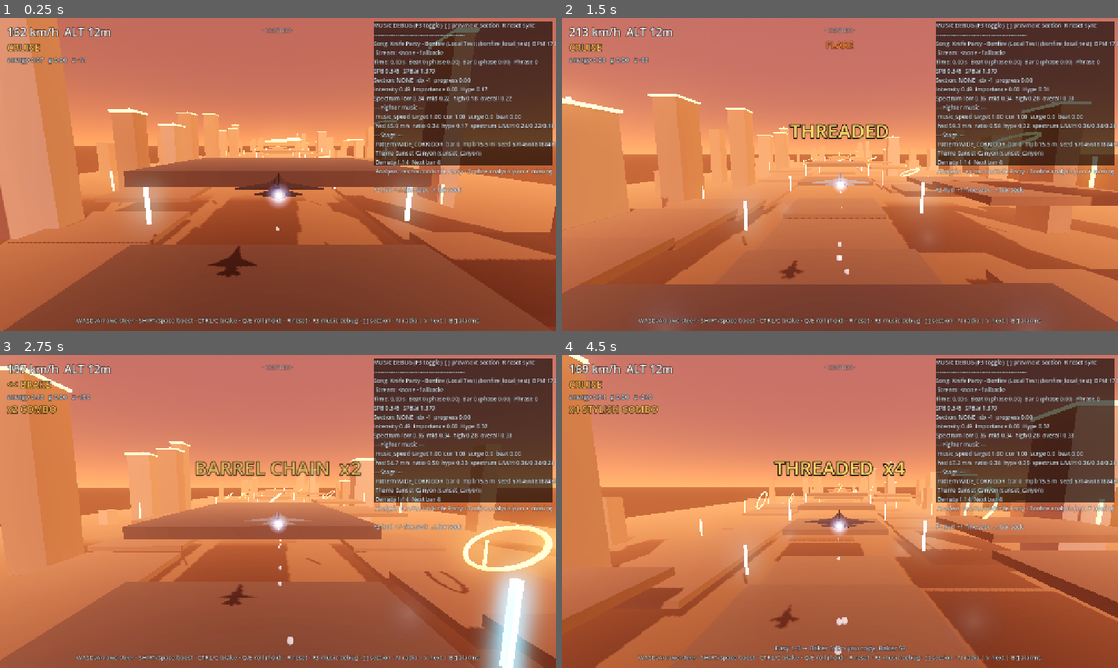
Above: before the commit, frames 1-4 (two rows, left to right).
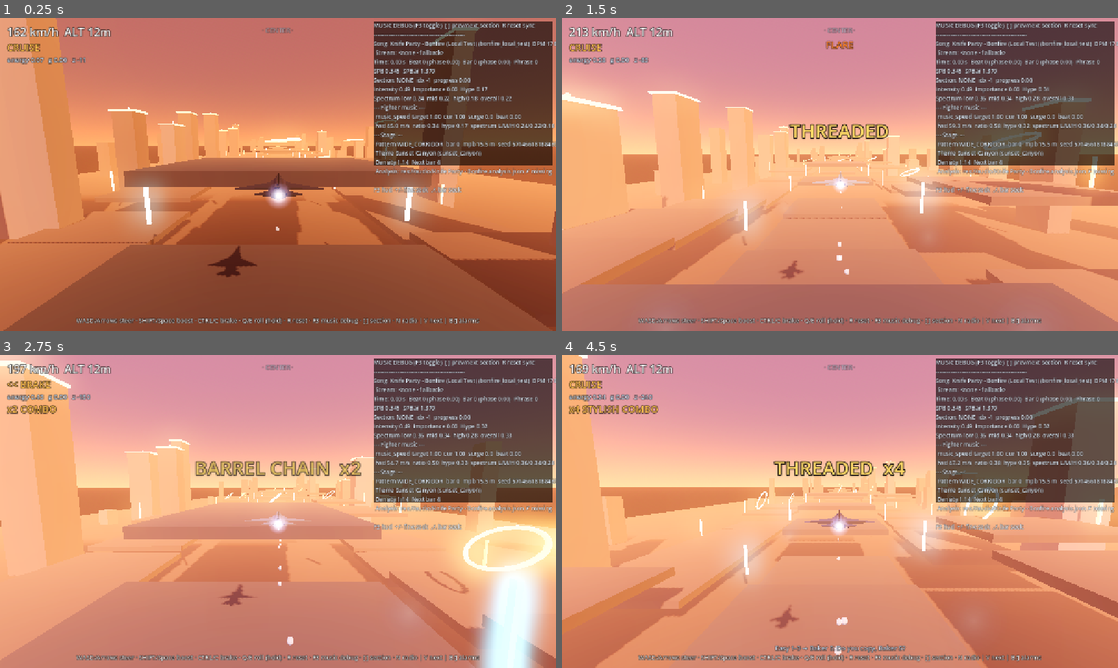
Above: after the commit, the same moments.

Repository: DurraizShahid/fox-three
Game: Godot game, scene res://scenes/main.tscn
The game is run twice, just before and just after one commit, with the same random seed, the same clock (stepped at 60 frames per second) and the same inputs. Sound files missing from this copy of the repository are replaced by a short silence.
Inputs (mouse positions are in pixels of both pictures, inside the frame that each line leads up to):
- Up to frame 1 (0.25 s): no input
- Up to frame 2 (1.5 s): tap Enter at 0.5 s; move the mouse to (962, 158) at 0.52 s; hold E (roll_right) 0.53-1.25 s; hold Shift (boost) 0.53-1.25 s; click (962, 158) at 0.67 s; tap Space at 0.77 s; drag from (728, 190) to (812, 237) at 1.27 s
- Up to frame 3 (2.75 s): move the mouse to (333, 442) at 2.02 s; hold E (roll_right) from 2.03 s (still down); hold Alt from 2.03 s (still down)
- Up to frame 4 (4.5 s): release E (roll_right) at 2.75 s; release Alt at 2.75 s; drag from (812, 574) to (673, 464) at 2.77 s; move the mouse to (1006, 558) at 3.52 s; hold Q (roll_left) 3.53-4.25 s; tap B at 3.6 s; tap Space at 3.77 s; drag from (673, 464) to (756, 433) at 4.27 s

The runs differ from the first frame. In frame 1, 0.4% of the frame differs, in the area x 0-100%, y 0-73%; in frame 2, 82%; in frame 3, 81%; in frame 4, 82%, in the area x 0-100%, y 0-100%.

Commit message:
feat: world as visualizer — sky, city, buildings and objects pulse hard with music
- EnvironmentController: tripled gains, now full visualizer
  * sky/ground/fog : hype + bass/mid/high + beat/downbeat/drop flash (hue shifts, energy x2.5, fog warm)
  * sun/fill : bass→warm, high→cool, beat 0.9, drop 2.2 pulse
  * posts : 2.5→6.5 emission on beat/downbeat/low+bass+drop, 14/s lerp
  * rings : 2→6.5 emissive + color flash (high+beat+drop)
  * beacons : 5→18 on beat (bass flash, drop 6), tower-top flashers
  * pillars : per-type phase offset, hype/beat/low color+emit, albedo brightening
  * lanes/ground/abyss : hype/beat shimmer
  * NEW building geometry visualizer : pillar MeshInstance scale.y 1→1.22 on beat/low (per-pillar ripple 0.85-1.07), x/z 0.25 coupling
  * cached bases from StageTheme, register_world_materials() + register_pillar_nodes() (no per-frame alloc)

- Main : wire visualizer materials + 60 pillar nodes to EnvironmentController after _make_materials/_build_pillars
  * ring scale pulse strengthened 0.06→0.14 (exp 2.2, hype 1.1, downbeat 1.55) for obvious beat
  * building_scale_gain 0.07→0.11, low 0.04→0.07

Diff:
--- a/scripts/main.gd
+++ b/scripts/main.gd
@@ -94,6 +94,13 @@
 		chase_cam.target = fighter
 	fighter.lane_switched.connect(_on_lane_switched)
 	_ensure_music_systems()
+	# Wire visualizer: give EnvironmentController live references to world materials + geometry
+	if env_controller != null:
+		env_controller.register_world_materials(
+			_pillar_mats, _post_mat_a, _post_mat_b, _ring_mat, _beacon_mat, _roof_mat,
+			_lane_mats, _ground_mat, _abyss_mat
+		)
+		env_controller.register_pillar_nodes(_pillars)
 	_apply_song_profile()
 
 
@@ -823,11 +830,11 @@
 		if _ring_flash[i] <= 0.001 and music_director != null and not music_director.is_fallback():
 			var hype: float = music_director.hype
 			var beat_p: float = 1.0 - music_director.beat_phase # 1 at beat, 0 before next
-			# Exponential shape so pulse is sharp at beat.
-			beat_p = pow(clampf(beat_p, 0.0, 1.0), 3.0)
-			var pulse: float = beat_p * 0.06 * (0.5 + hype * 0.8)
+			# Exponential shape so pulse is sharp at beat — visualizer strong.
+			beat_p = pow(clampf(beat_p, 0.0, 1.0), 2.2)
+			var pulse: float = beat_p * 0.14 * (0.55 + hype * 1.1)
 			if music_director.current_beat % 4 == 0:
-				pulse *= 1.4
+				pulse *= 1.55
 			if pulse > 0.001:
 				var s2: float = 1.0 + pulse
 				ring.scale = Vector3(s2, s2, s2)
--- a/scripts/music/environment_controller.gd
+++ b/scripts/music/environment_controller.gd
@@ -1,27 +1,43 @@
 extends Node
 class_name EnvironmentController
 ## Caches WorldEnvironment, Sky, Sun/Fill and drives them musically.
-## No per-frame material creation — cache once, lerp.
+## Now a full visualizer: sky, fog, lights AND buildings/objects in the world
+## pulse with the beat/hype/spectrum. No per-frame material creation — cache once, lerp.
+## Main registers world materials via register_world_materials() after _make_materials.
 
 @export var world_env_path: NodePath = NodePath("../WorldEnvironment")
 @export var sun_path: NodePath = NodePath("../Sun")
 @export var fill_path: NodePath = NodePath("../Fill")
 @export var stage_theme: StageTheme = null
 
-## Tunables (exposed, not buried).
-@export_category("Reactivity")
-@export_range(0.0, 2.0, 0.05) var glow_hype_gain: float = 0.4
-@export_range(0.0, 2.0, 0.05) var exposure_hype_gain: float = 0.18
-@export_range(0.0, 2.0, 0.05) var fog_hype_gain: float = 0.3
-@export_range(0.0, 2.0, 0.05) var sky_energy_gain: float = 0.35
-@export_range(0.0, 2.0, 0.05) var sun_beat_gain: float = 0.28
-@export_range(0.0, 2.0, 0.05) var sun_hype_gain: float = 0.45
-@export_range(0.0, 2.0, 0.05) var fill_beat_gain: float = 0.18
-@export_range(0.0, 2.0, 0.05) var emission_beat_gain: float = 0.4
-@export_range(1.0, 20.0, 0.5) var beat_decay: float = 12.0
-@export_range(1.0, 12.0, 0.5) var hype_response: float = 3.5
-@export_range(1.0, 12.0, 0.5) var drop_flash_decay: float = 8.0
+## Tunables (exposed, not buried). Increased defaults for Obvious visualizer feel.
+@export_category("Reactivity — Sky & Fog")
+@export_range(0.0, 3.0, 0.05) var glow_hype_gain: float = 1.2
+@export_range(0.0, 3.0, 0.05) var exposure_hype_gain: float = 0.55
+@export_range(0.0, 3.0, 0.05) var fog_hype_gain: float = 0.9
+@export_range(0.0, 3.0, 0.05) var sky_energy_gain: float = 1.2
+@export_range(0.0, 3.0, 0.05) var sun_beat_gain: float = 0.9
+@export_range(0.0, 3.0, 0.05) var sun_hype_gain: float = 1.1
+@export_range(0.0, 3.0, 0.05) var fill_beat_gain: float = 0.65
+@export_range(1.0, 20.0, 0.5) var beat_decay: float = 10.0
+@export_range(1.0, 12.0, 0.5) var hype_response: float = 3.2
+@export_range(1.0, 12.0, 0.5) var drop_flash_decay: float = 6.5
 @export_range(0.0, 1.0, 0.05) var accessibility_mult: float = 1.0
+
+@export_category("Visualizer — World Objects")
+@export var visualizer_enabled: bool = true
+@export_range(0.0, 3.0, 0.05) var building_hype_gain: float = 1.0
+@export_range(0.0, 3.0, 0.05) var building_beat_gain: float = 0.85
+@export_range(0.0, 3.0, 0.05) var building_low_gain: float = 0.7 ## bass → pillars/ground
+@export_range(0.0, 3.0, 0.05) var ring_hype_gain: float = 1.4
+@export_range(0.0, 3.0, 0.05) var ring_beat_gain: float = 1.1
+@export_range(0.0, 3.0, 0.05) var beacon_hype_gain: float = 1.6
+@export_range(0.0, 3.0, 0.05) var beacon_beat_gain: float = 1.4
+@export_range(0.0, 3.0, 0.05) var lane_hype_gain: float = 0.7
+@export_range(0.0, 2.0, 0.05) var ground_hype_gain: float = 0.9
+@export_range(0.0, 2.0, 0.05) var sky_hue_shift_gain: float = 0.65 ## 0=none, 1=full palette pulse
+@export_range(0.0, 0.4, 0.01) var building_scale_gain: float = 0.11 ## visualizer: buildings stretch on bass/beat
+@export_range(0.0, 1.0, 0.01) var building_scale_low_gain: float = 0.07
 
 var world_env: WorldEnvironment = null
 var env: Environment = null
@@ -50,6 +66,34 @@
 var _drop_flash: float = 0.0
 var _mid_smoothed: float = 0.0
 var _low_smoothed: float = 0.0
+var _high_smoothed: float = 0.0
+
+# World material caches — injected by Main.
+var _pillar_mats: Array[StandardMaterial3D] = []
+var _pillar_base_colors: Array[Color] = []
+var _pillar_base_emission: Array[Color] = []
+var _post_mat_a: StandardMaterial3D = null
+var _post_mat_b: StandardMaterial3D = null
+var _post_a_base_energy: float = 2.5
+var _post_b_base_energy: float = 2.5
+var _post_a_base_color: Color = Color(0.1, 0.8, 1.0)
+var _post_b_base_color: Color = Color(1.0, 0.45, 0.1)
+var _ring_mat: StandardMaterial3D = null
+var _ring_base_energy: float = 2.0
+var _ring_base_color: Color = Color(1.0, 0.55, 0.15)
+var _beacon_mat: StandardMaterial3D = null
+var _beacon_base_energy: float = 5.0
+var _beacon_base_color: Color = Color(1.0, 0.15, 0.1)
+var _roof_mat: StandardMaterial3D = null
+var _roof_base_energy: float = 2.0
+var _lane_mats: Array[StandardMaterial3D] = []
+var _lane_base_colors: Array[Color] = []
+var _ground_mat: StandardMaterial3D = null
+var _ground_base_color: Color = Color(0.05, 0.07, 0.11)
+var _abyss_mat: StandardMaterial3D = null
+var _abyss_base_color: Color = Color(0.025, 0.03, 0.055)
+var _pillar_nodes: Array[MeshInstance3D] = []
+var _pillar_base_scales: Array[Vector3] = []
 
 func _ready() -> void:
 	_resolve()
@@ -95,13 +139,14 @@
 func apply_theme(theme: StageTheme) -> void:
 	stage_theme = theme
 	_apply_theme(theme, 1.0)
-	# Re-cache after theme apply? Keep bases as theme baseline.
 	_cache_bases()
+	# Also recache world material bases from theme if already registered
+	if not _pillar_mats.is_empty() or _post_mat_a != null:
+		_recache_world_bases_from_theme()
 
 func _apply_theme(theme: StageTheme, lerp_t: float) -> void:
 	if theme == null or env == null:
 		return
-	# Called once on theme switch — we tween via lerp_t (0..1) but for now snap.
 	if sky_mat != null:
 		sky_mat.sky_top_color = theme.sky_top_color
 		sky_mat.sky_horizon_color = theme.sky_horizon_color
@@ -126,19 +171,126 @@
 		fill_light.light_color = theme.fill_color
 		fill_light.light_energy = theme.fill_energy
 
+## Inject world materials once after Main builds them. No per-frame allocation.
+func register_world_materials(
+	pillar_mats: Array[StandardMaterial3D],
+	post_a: StandardMaterial3D,
+	post_b: StandardMaterial3D,
+	ring: StandardMaterial3D,
+	beacon: StandardMaterial3D,
+	roof: StandardMaterial3D,
+	lane_mats: Array[StandardMaterial3D],
+	ground: StandardMaterial3D,
+	abyss: StandardMaterial3D
+) -> void:
+	_pillar_mats = pillar_mats.duplicate()
+	_pillar_base_colors.resize(_pillar_mats.size())
+	_pillar_base_emission.resize(_pillar_mats.size())
+	for i in _pillar_mats.size():
+		var m: StandardMaterial3D = _pillar_mats[i]
+		if m != null:
+			_pillar_base_colors[i] = m.albedo_color
+			# Ensure emission is usable as visualizer
+			if not m.emission_enabled:
+				m.emission_enabled = true
+				m.emission = m.albedo_color * 0.35
+				m.emission_energy_multiplier = 0.0
+			_pillar_base_emission[i] = m.emission
+	_post_mat_a = post_a
+	_post_mat_b = post_b
+	if _post_mat_a != null:
+		_post_a_base_energy = _post_mat_a.emission_energy_multiplier
+		_post_a_base_color = _post_mat_a.emission
+	if _post_mat_b != null:
+		_post_b_base_energy = _post_mat_b.emission_energy_multiplier
+		_post_b_base_color = _post_mat_b.emission
+	_ring_mat = ring
+	if _ring_mat != null:
+		_ring_base_energy = _ring_mat.emission_energy_multiplier
+		_ring_base_color = _ring_mat.emission
+	_beacon_mat = beacon
+	if _beacon_mat != null:
+		_beacon_base_energy = _beacon_mat.emission_energy_multiplier
+		_beacon_base_color = _beacon_mat.emission
+	_roof_mat = roof
+	if _roof_mat != null:
+		_roof_base_energy = _roof_mat.emission_energy_multiplier
+	_lane_mats = lane_mats.duplicate()
+	_lane_base_colors.resize(_lane_mats.size())
+	for i in _lane_mats.size():
+		if _lane_mats[i] != null:
+			_lane_base_colors[i] = _lane_mats[i].albedo_color
+	_ground_mat = ground
+	if _ground_mat != null:
+		_ground_base_color = _ground_mat.albedo_color
+	_abyss_mat = abyss
+	if _abyss_mat != null:
+		_abyss_base_color = _abyss_mat.albedo_color
+	_recache_world_bases_from_theme()
+	# Cache pillar node base scales if already registered
+	if not _pillar_nodes.is_empty() and _pillar_base_scales.size() != _pillar_nodes.size():
+		_pillar_base_scales.resize(_pillar_nodes.size())
+		for i in _pillar_nodes.size():
+			if _pillar_nodes[i] != null:
+				_pillar_base_scales[i] = _pillar_nodes[i].scale
+
+func register_pillar_nodes(nodes: Array[MeshInstance3D]) -> void:
+	_pillar_nodes = nodes.duplicate()
+	_pillar_base_scales.resize(_pillar_nodes.size())
+	for i in _pillar_nodes.size():
+		var n: MeshInstance3D = _pillar_nodes[i]
+		if n != null:
+			_pillar_base_scales[i] = n.scale
+
+func _recache_world_bases_from_theme() -> void:
+	if stage_theme == null:
+		return
+	# Align bases with theme palette where applicable
+	if stage_theme.pillar_colors.size() == _pillar_mats.size():
+		for i in _pillar_mats.size():
+			_pillar_base_colors[i] = stage_theme.pillar_colors[i]
+			if _pillar_mats[i] != null:
+				_pillar_mats[i].albedo_color = _pillar_base_colors[i]
+				_pillar_mats[i].emission = _pillar_base_colors[i] * 0.35
+	if _post_mat_a != null:
+		# post colors are theme proxies; keep emission hue but match lerp
+		pass
+	if _ring_mat != null and stage_theme.ring_emission != Color(0,0,0,0):
+		_ring_base_color = stage_theme.ring_emission
+		_ring_mat.emission = _ring_base_color
+		_ring_base_energy = stage_theme.ring_emission_energy
+		_ring_mat.emission_energy_multiplier = _ring_base_energy
+	if _beacon_mat != null:
+		_beacon_base_color = stage_theme.beacon_color
+		_beacon_base_color.a = 1.0
+		_beacon_mat.emission = _beacon_base_color
+		_beacon_base_energy = stage_theme.beacon_energy
+		_beacon_mat.emission_energy_multiplier = _beacon_base_energy
+	if _ground_mat != null:
+		_ground_base_color = stage_theme.ground_color
+		_ground_mat.albedo_color = _ground_base_color
+	if _abyss_mat != null:
+		_abyss_base_color = stage_theme.abyss_color
+		_abyss_mat.albedo_color = _abyss_base_color
+	for i in _lane_mats.size():
+		if i < stage_theme.lane_colors.size() and _lane_mats[i] != null:
+			_lane_base_colors[i] = stage_theme.lane_colors[i]
+			_lane_mats[i].albedo_color = _lane_base_colors[i]
+
 ## Public API — called by MusicReactiveDirector (no private access).
 
 func set_hype(h: float) -> void:
 	_hype_target = clampf(h, 0.0, 1.0)
 
-func set_spectrum(low: float, mid: float, _high: float) -> void:
-	_low_smoothed = lerpf(_low_smoothed, low, 0.18)
-	_mid_smoothed = lerpf(_mid_smoothed, mid, 0.18)
+func set_spectrum(low: float, mid: float, high: float) -> void:
+	_low_smoothed = lerpf(_low_smoothed, low, 0.20)
+	_mid_smoothed = lerpf(_mid_smoothed, mid, 0.20)
+	_high_smoothed = lerpf(_high_smoothed, high, 0.22)
 
 func trigger_beat(is_downbeat: bool) -> void:
 	if is_downbeat:
 		_downbeat_pulse = 1.0
-		_beat_pulse = maxf(_beat_pulse, 0.7)
+		_beat_pulse = maxf(_beat_pulse, 0.75)
 	else:
 		_beat_pulse = 1.0
 
@@ -149,7 +301,6 @@
 	return _hype_smooth
 
 func _process(delta: float) -> void:
-	# Always process even if not active — decay pulses.
 	_beat_pulse = maxf(0.0, _beat_pulse - delta * beat_decay)
 	_downbeat_pulse = maxf(0.0, _downbeat_pulse - delta * beat_decay * 0.85)
 	_drop_flash = maxf(0.0, _drop_flash - delta * drop_flash_decay)
@@ -162,45 +313,157 @@
 	if theme != null:
 		env_react = theme.environment_reactivity
 	env_react *= accessibility_mult
-
-	# Glow: hype lifts, beat pulses add sparkle (mid drives emission).
+	var vis: float = 1.0
+	if visualizer_enabled:
+		vis = accessibility_mult
+
 	var hype: float = _hype_smooth
-	var target_glow: float = _base_glow + hype * glow_hype_gain * env_react + _mid_smoothed * 0.15 + _drop_flash * 0.35 + _downbeat_pulse * 0.12
+	var beat: float = _beat_pulse
+	var down: float = _downbeat_pulse
+	var drop: float = _drop_flash
+	var low: float = _low_smoothed
+	var mid: float = _mid_smoothed
+	var high: float = _high_smoothed
+
+	# ------------------------------------------------------------------
+	# Environment — much more aggressive visualizer than before
+	# ------------------------------------------------------------------
+	var target_glow: float = _base_glow + hype * glow_hype_gain * env_react + mid * 0.55 * vis + drop * 1.1 + down * 0.45
 	env.glow_intensity = lerpf(env.glow_intensity, target_glow, 1.0 - exp(-6.0 * delta))
-
-	# Exposure breathing.
-	var target_exposure: float = _base_exposure + hype * exposure_hype_gain * env_react + _drop_flash * 0.18
+	env.glow_bloom = lerpf(env.glow_bloom, _base_glow * 0.25 + hype * 0.12 * vis + drop * 0.08, 1.0 - exp(-5.0 * delta))
+
+	var target_exposure: float = _base_exposure + hype * exposure_hype_gain * env_react + drop * 0.55 + beat * 0.08
 	env.tonemap_exposure = lerpf(env.tonemap_exposure, target_exposure, 1.0 - exp(-4.5 * delta))
 
-	# Fog density/hype: lift slightly at hype.
 	if env.fog_enabled:
-		var target_fog: float = _base_fog_density + hype * fog_hype_gain * 0.003 * env_react + _drop_flash * 0.002
+		var target_fog: float = _base_fog_density + hype * fog_hype_gain * 0.006 * env_react + low * 0.003 * vis + drop * 0.005 + beat * 0.001
 		env.fog_density = lerpf(env.fog_density, target_fog, 1.0 - exp(-3.0 * delta))
-
-	# Sky energy.
+		# Fog color pulse — warm shift with hype + low end
+		var fog_target: Color = _base_fog_color.lerp(Color(1.0, 0.45, 0.25), hype * 0.35 * vis + drop * 0.4)
+		fog_target = fog_target.lerp(Color(0.35, 0.55, 1.0), high * 0.12 * vis)
+		env.fog_light_color = env.fog_light_color.lerp(fog_target, 1.0 - exp(-3.5 * delta))
+
 	if sky_mat != null:
-		var target_sky_e: float = _base_sky_energy + hype * sky_energy_gain * 0.4 * env_react + _low_smoothed * 0.08 + _drop_flash * 0.5
+		var target_sky_e: float = _base_sky_energy + hype * sky_energy_gain * 0.9 * env_react + low * 0.35 * vis + high * 0.15 * vis + drop * 1.4 + beat * 0.18 + down * 0.35
 		sky_mat.sky_energy_multiplier = lerpf(sky_mat.sky_energy_multiplier, target_sky_e, 1.0 - exp(-4.0 * delta))
-		# Subtle horizon color lerp toward hype warmer (very subtle).
-		if hype > 0.6:
-			var warm: Color = Color(1.0, 0.55, 0.3)
-			sky_mat.sky_horizon_color = _base_sky_horizon.lerp(warm, hype * 0.12 * env_react + _drop_flash * 0.18)
-
-	# Sun / Fill energy.
+		# Hue shift — hype drives sunset horizon hotter, drop flashes magenta, high drives top cool flash
+		var horizon_shift: float = hype * sky_hue_shift_gain * vis + drop * 0.85
+		var top_shift: float = beat * 0.12 * vis + high * 0.18 * vis + drop * 0.35
+		var warm: Color = Color(1.0, 0.42, 0.18).lerp(Color(1.0, 0.15, 0.55), hype * 0.45)
+		var cool: Color = Color(0.28, 0.45, 1.0)
+		sky_mat.sky_horizon_color = _base_sky_horizon.lerp(warm, clampf(horizon_shift, 0.0, 1.0))
+		sky_mat.sky_top_color = _base_sky_top.lerp(cool, clampf(top_shift * 0.35, 0.0, 1.0))
+		sky_mat.ground_bottom_color = _base_ground_bottom.lerp(Color(0.18, 0.12, 0.22), hype * 0.35 * vis + low * 0.15)
+		sky_mat.ground_horizon_color = _base_ground_horizon.lerp(Color(0.65, 0.25, 0.18), hype * 0.5 * vis + mid * 0.18)
+
 	if sun_light != null:
-		var sun_add: float = _beat_pulse * sun_beat_gain * 0.25 + _downbeat_pulse * sun_hype_gain * 0.35 + hype * 0.35 * env_react + _drop_flash * 0.9
-		sun_add += _low_smoothed * 0.12
+		var sun_add: float = beat * sun_beat_gain * 0.9 + down * sun_hype_gain * 1.4 + hype * 1.1 * env_react + drop * 2.2 + low * 0.6
 		var target_sun: float = _base_sun_energy + sun_add
-		sun_light.light_energy = lerpf(sun_light.light_energy, target_sun, 1.0 - exp(-8.0 * delta))
+		sun_light.light_energy = lerpf(sun_light.light_energy, target_sun, 1.0 - exp(-7.5 * delta))
+		# Color temperature pulse: warm on bass, cool on high
+		var sun_warm: Color = Color(1.0, 0.72, 0.45).lerp(Color(1.0, 0.55, 0.25), hype * 0.6 + low * 0.25)
+		sun_warm = sun_warm.lerp(Color(0.75, 0.85, 1.0), high * 0.18)
+		sun_light.light_color = sun_light.light_color.lerp(sun_warm, 1.0 - exp(-4.5 * delta))
+
 	if fill_light != null:
-		var fill_add: float = _beat_pulse * fill_beat_gain * 0.2 + hype * 0.22 * env_react + _drop_flash * 0.45
-		fill_add += _mid_smoothed * 0.08
+		var fill_add: float = beat * fill_beat_gain * 0.85 + hype * 0.85 * env_react + drop * 1.6 + mid * 0.5 + high * 0.22
 		var target_fill: float = _base_fill_energy + fill_add
-		fill_light.light_energy = lerpf(fill_light.light_energy, target_fill, 1.0 - exp(-7.0 * delta))
-
-	# Beacon/ring emission pulsing is handled by StageDirector/HUD via material lerp;
-	# we expose beat pulse for them to query via get_beat_pulse()
-	# No extra work here to avoid per-frame material allocation.
+		fill_light.light_energy = lerpf(fill_light.light_energy, target_fill, 1.0 - exp(-6.5 * delta))
+		var fill_cool: Color = Color(0.45, 0.65, 1.0).lerp(Color(0.95, 0.45, 0.95), hype * 0.35 + mid * 0.25)
+		fill_light.light_color = fill_light.light_color.lerp(fill_cool, 1.0 - exp(-5.0 * delta))
+
+	# ------------------------------------------------------------------
+	# World objects — buildings, posts, rings, beacons, lanes, ground
+	# ------------------------------------------------------------------
+	if not visualizer_enabled:
+		return
+
+	# Posts — strong beat pulse, bass drives intensity
+	if _post_mat_a != null:
+		var a_e: float = _post_a_base_energy + hype * building_hype_gain * 1.6 + beat * building_beat_gain * 2.4 + down * 1.2 + low * building_low_gain * 1.4 + drop * 3.5
+		_post_mat_a.emission_energy_multiplier = lerpf(_post_mat_a.emission_energy_multiplier, a_e, 1.0 - exp(-14.0 * delta))
+	if _post_mat_b != null:
+		var b_e: float = _post_b_base_energy + hype * building_hype_gain * 1.6 + beat * building_beat_gain * 2.4 + down * 1.2 + low * building_low_gain * 1.4 + drop * 3.5
+		_post_mat_b.emission_energy_multiplier = lerpf(_post_mat_b.emission_energy_multiplier, b_e, 1.0 - exp(-14.0 * delta))
+
+	# Rings — centerpiece visualizer, high + hype driven
+	if _ring_mat != null:
+		var r_e: float = _ring_base_energy + hype * ring_hype_gain * 2.2 + beat * ring_beat_gain * 2.6 + down * 1.8 + high * 1.4 + drop * 4.5
+		_ring_mat.emission_energy_multiplier = lerpf(_ring_mat.emission_energy_multiplier, r_e, 1.0 - exp(-12.0 * delta))
+		# Color flash: lerp toward pulse color on beat/high
+		var r_col: Color = _ring_base_color.lerp(Color(1.0, 0.92, 0.55), (beat * 0.45 + high * 0.35 + drop * 0.55) * vis)
+		_ring_mat.emission = _ring_mat.emission.lerp(r_col, 1.0 - exp(-10.0 * delta))
+
+	# Beacons — bass/downbeat flashers on towers
+	if _beacon_mat != null:
+		var bec_e: float = _beacon_base_energy + hype * beacon_hype_gain * 2.0 + beat * beacon_beat_gain * 3.0 + down * 2.5 + low * 0.9 + drop * 6.0
+		_beacon_mat.emission_energy_multiplier = lerpf(_beacon_mat.emission_energy_multiplier, bec_e, 1.0 - exp(-13.0 * delta))
+		var bec_col: Color = _beacon_base_color.lerp(Color(1.0, 0.85, 0.3), beat * 0.35 + drop * 0.5)
+		_beacon_mat.emission = _beacon_mat.emission.lerp(bec_col, 1.0 - exp(-10.0 * delta))
+
+	# Roof — mid-driven
+	if _roof_mat != null:
+		var roof_e: float = _roof_base_energy + hype * 1.0 * vis + mid * 1.2 * vis + beat * 0.7 + drop * 2.2
+		_roof_mat.emission_energy_multiplier = lerpf(_roof_mat.emission_energy_multiplier, roof_e, 1.0 - exp(-9.0 * delta))
+
+	# Pillars / buildings — each pillar type gets slightly different response so city feels alive not uniform
+	# Low drives overall building glow, beat gives transient flash, hype lifts base
+	for i in _pillar_mats.size():
+		var m: StandardMaterial3D = _pillar_mats[i]
+		if m == null:
+			continue
+		var base: Color = _pillar_base_colors[i]
+		# Per-type phase offset so not all buildings flash identically
+		var phase_off: float = float(i) * 0.33
+		var beat_phased: float = beat * (0.7 + sin(phase_off * TAU) * 0.22)
+		var target_e: float = hype * building_hype_gain * 0.9 + beat_phased * building_beat_gain * 1.2 + down * 0.6 + low * building_low_gain * 0.8 + drop * 1.8
+		m.emission_energy_multiplier = lerpf(m.emission_energy_multiplier, target_e, 1.0 - exp(-8.0 * delta))
+		# Albedo subtle pulse: buildings get brighter/warmer with hype
+		var bright: Color = base.lerp(Color(0.55, 0.58, 0.65), hype * 0.35 * vis + beat * 0.18 * vis)
+		bright = bright.lerp(Color(0.9, 0.55, 0.4), low * 0.12 * vis + drop * 0.22)
+		m.albedo_color = m.albedo_color.lerp(bright, 1.0 - exp(-7.0 * delta))
+
+	# Buildings scale visualizer — bass makes city breathe, beat gives snap
+	if not _pillar_nodes.is_empty():
+		var scale_beat: float = beat * building_scale_gain + down * building_scale_gain * 1.35 + drop * 0.12
+		var scale_low: float = low * building_scale_low_gain + hype * 0.02
+		for i in _pillar_nodes.size():
+			var node: MeshInstance3D = _pillar_nodes[i]
+			if node == null:
+				continue
+			var base_scale: Vector3 = _pillar_base_scales[i] if i < _pillar_base_scales.size() else Vector3.ONE
+			# Per-pillar phase so stretch ripples across skyline rather than uniform pop
+			var ph: float = float(i % 7) * 0.18
+			var beat_local: float = scale_beat * (0.85 + sin(ph * TAU + hype * 3.0) * 0.22)
+			var target_y: float = 1.0 + beat_local + scale_low * 0.9 + hype * 0.04
+			target_y = clampf(target_y, 0.92, 1.22)
+			var cur: Vector3 = node.scale
+			var nxt: Vector3 = Vector3(
+				lerpf(cur.x, base_scale.x * (0.98 + (target_y - 1.0) * 0.25), 1.0 - exp(-9.0 * delta)),
+				lerpf(cur.y, base_scale.y * target_y, 1.0 - exp(-11.0 * delta)),
+				lerpf(cur.z, base_scale.z * (0.98 + (target_y - 1.0) * 0.25), 1.0 - exp(-9.0 * delta))
+			)
+			node.scale = nxt
+
+	# Lanes — hype + beat shimmer
+	for i in _lane_mats.size():
+		var lm: StandardMaterial3D = _lane_mats[i]
+		if lm == null:
+			continue
+		var lb: Color = _lane_base_colors[i]
+		var lane_bright: Color = lb.lerp(Color(0.22, 0.35, 0.55), hype * lane_hype_gain * 0.22 + beat * 0.15 + mid * 0.14 + drop * 0.35)
+		lm.albedo_color = lm.albedo_color.lerp(lane_bright, 1.0 - exp(-6.5 * delta))
+		lm.roughness = lerpf(lm.roughness, 0.92 - hype * 0.12 - beat * 0.06, 1.0 - exp(-6.0 * delta))
+
+	if _ground_mat != null:
+		var gb: Color = _ground_base_color
+		var g_tgt: Color = gb.lerp(Color(0.16, 0.18, 0.28), hype * ground_hype_gain * 0.45 + low * 0.22 + drop * 0.35 + mid * 0.12)
+		_ground_mat.albedo_color = _ground_mat.albedo_color.lerp(g_tgt, 1.0 - exp(-5.5 * delta))
+
+	if _abyss_mat != null:
+		var ab: Color = _abyss_base_color
+		var ab_tgt: Color = ab.lerp(Color(0.10, 0.14, 0.28), hype * 0.5 * vis + low * 0.18 + drop * 0.4)
+		_abyss_mat.albedo_color = _abyss_mat.albedo_color.lerp(ab_tgt, 1.0 - exp(-5.0 * delta))
 
 func get_beat_pulse() -> float:
 	return _beat_pulse
